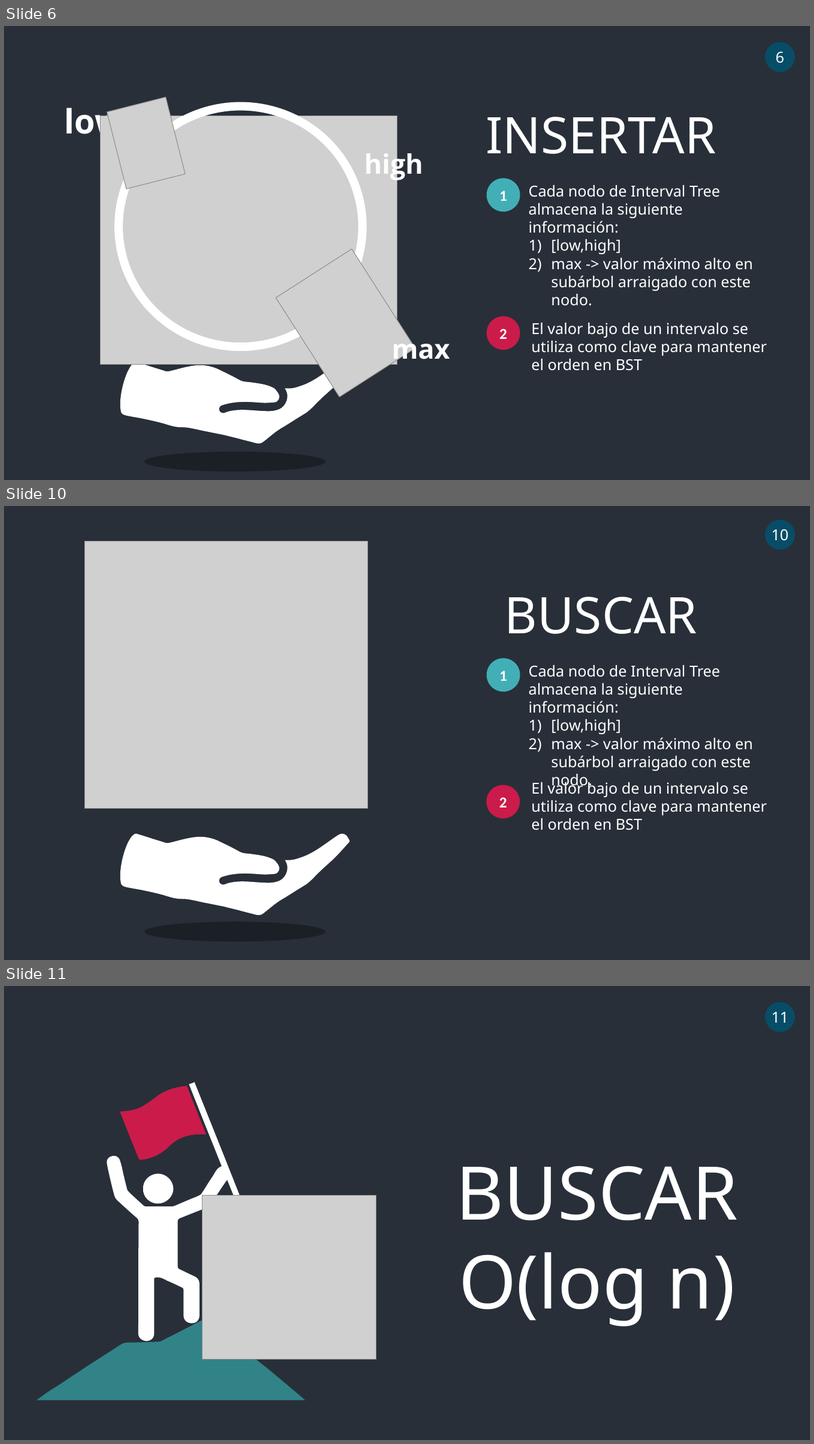
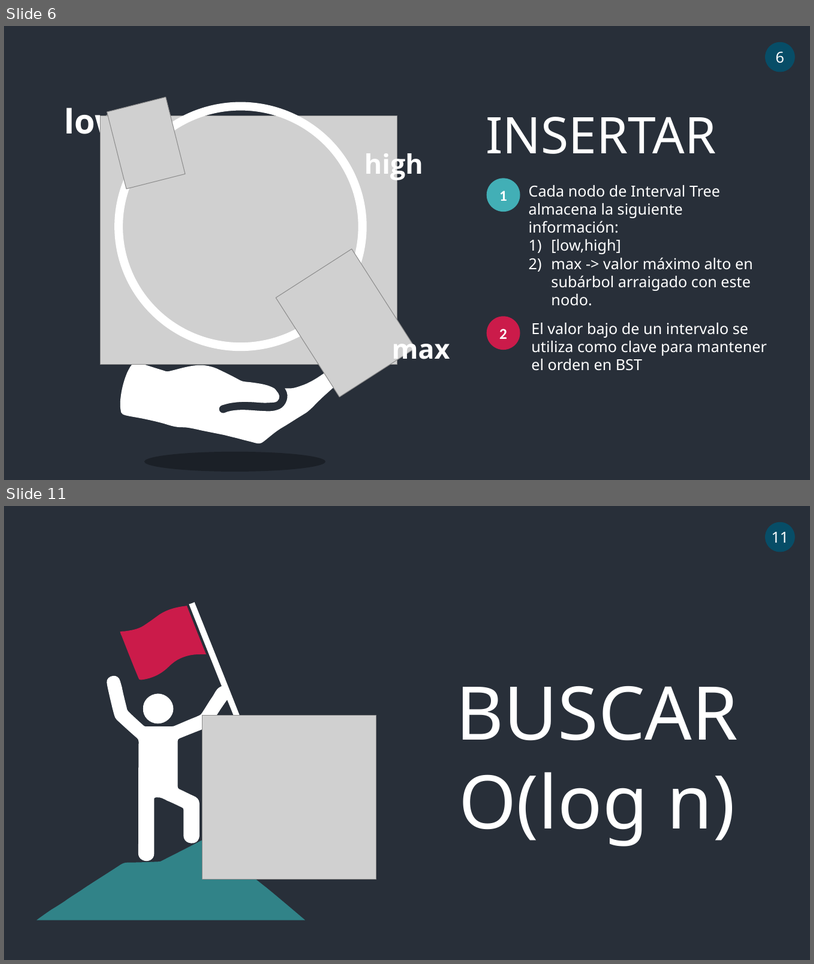
Before and after one commit to ElvisMinayaM/INTERVAL-TREE, a slide deck: INTERVAL TREE.pptx. Shown one above the other, each under a label of ours: slides 6, 10 and 11 before the commit, slides 6 and 11 after it; the slides between them are not shown. The pictures are 814x1444 and 814x964 pixels, drawn with LibreOffice and Linux fonts; fonts in the diff are those of the drawing; grey boxes stand for pictures. Boxes give left, top, right and bottom in pixels: in the first picture for what was removed or moved away, otherwise in the second. Text is boxed around its words. In the diff, an @@ line names an element or a change of style, - is before the commit and + after.

Commit message:
INTERVAL TREE

```diff
--- a/INTERVAL TREE.pptx
+++ b/INTERVAL TREE.pptx
@@ slide 10 removed at (4, 506, 810, 960), background #282F39 @@
@@ ellipse removed at (765, 520, 795, 550) @@
-10
@@ picture removed at (84, 541, 368, 808) @@
@@ text removed at (505, 597, 698, 634) @@
-BUSCAR
@@ ellipse removed at (487, 658, 520, 691) @@
-1
@@ text removed at (529, 665, 753, 771) @@
-Cada nodo de Interval Tree almacena la siguiente información:
-1) [low,high]
-2) max -> valor máximo alto en subárbol arraigado con este nodo.
@@ ellipse removed at (487, 785, 520, 818) @@
-2
@@ text removed at (531, 779, 767, 830) @@
-El valor bajo de un intervalo se utiliza como clave para mantener el orden en BST
@@ freeform shape removed at (120, 832, 351, 915) @@
@@ ellipse removed at (144, 922, 326, 942) @@
```
Also in this commit, not shown: 2 slides changed, 5 slides added, 3 other slides removed.
